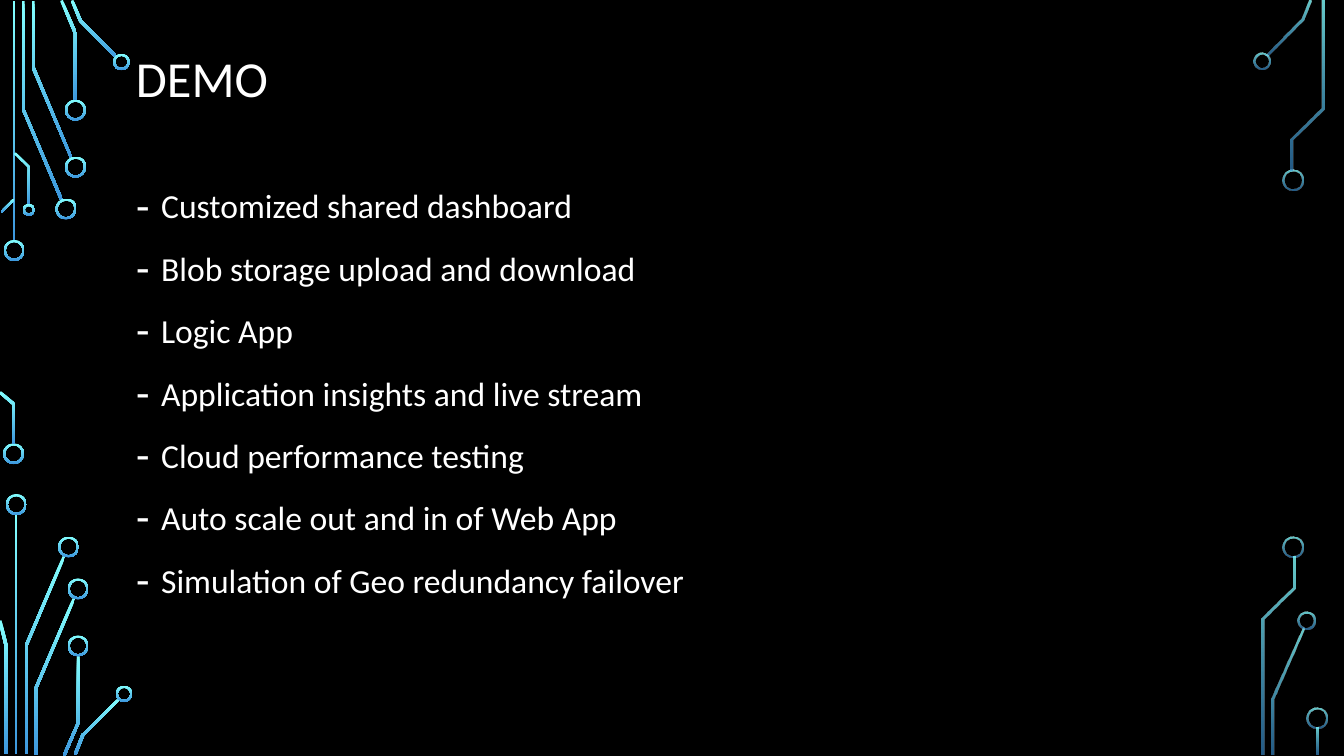
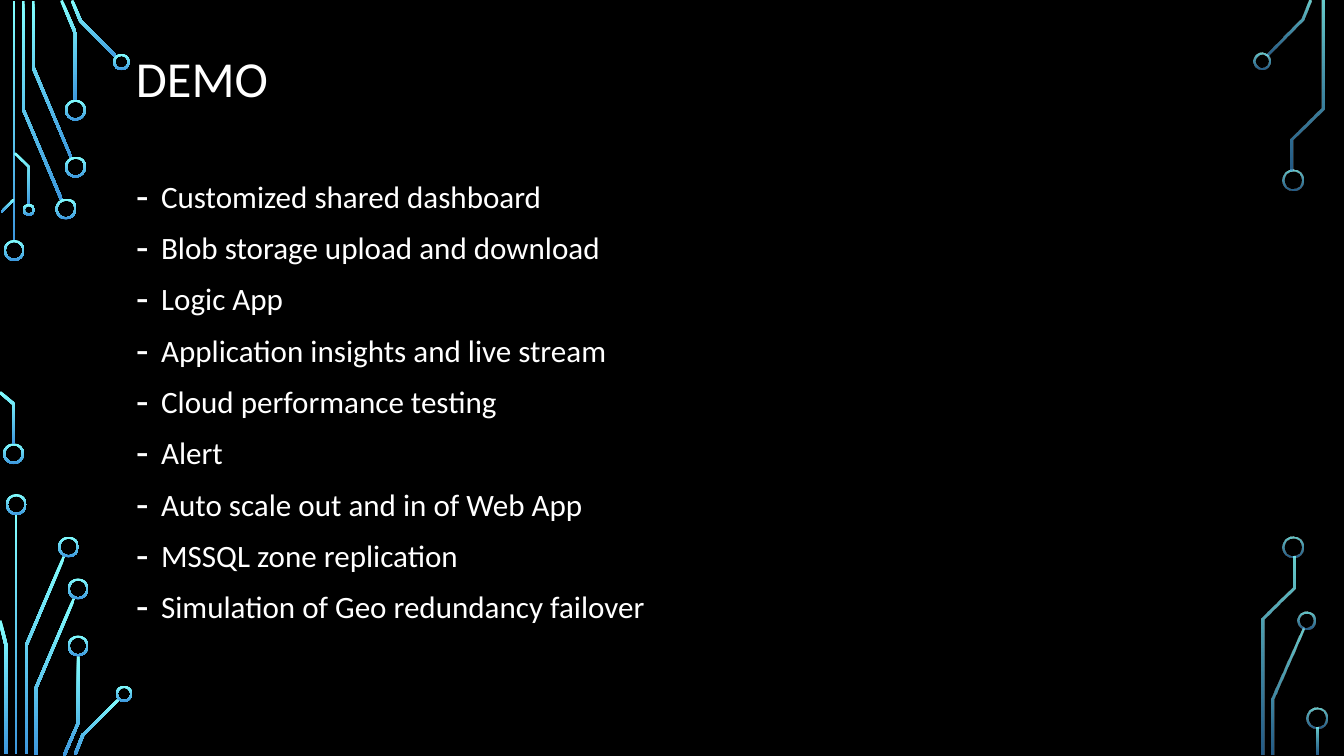
Before and after one commit to chenghao1983/c6c1d99d-502e-4a47-b8f5-35181e48b4fa_PT4, a slide deck: slide 7 of Doc/Active Learning on the Cloud - PT4.pptx. Drawn at 1344x756 pixels with LibreOffice and Linux fonts; fonts in the diff are those of the drawing; background and template pictures are left out. Boxes give left, top, right and bottom in pixels: in the first picture for what was removed or moved away, otherwise in the second. Text is boxed around its words. In the diff, an @@ line names an element or a change of style, - is before the commit and + after.

Commit message:
- updated PPT

```diff
--- a/Doc/Active Learning on the Cloud - PT4.pptx
+++ b/Doc/Active Learning on the Cloud - PT4.pptx
@@ text at [161, 186, 644, 623]: size 24 to 22.2 pt in "Customized shared dashboard", "Blob storage upload and download", "Logic App", "Application insights and live stream" and 3 more places; line spacing 1.2 to 1 @@
@@ text at [161, 442, 223, 465]: paragraph added @@
+– Alert
@@ text at [161, 545, 458, 572]: paragraph added @@
+– MSSQL zone replication
```
